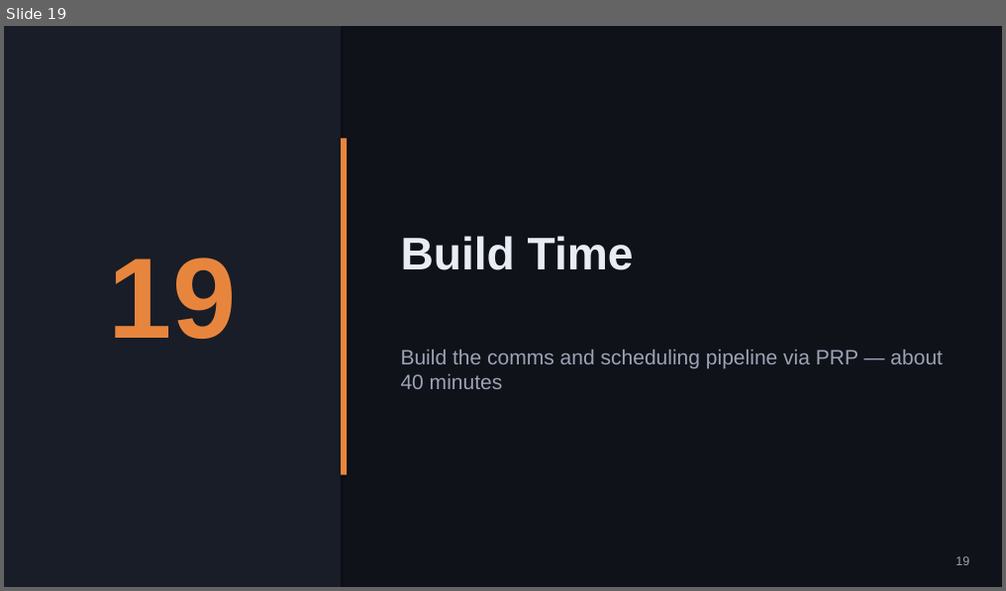
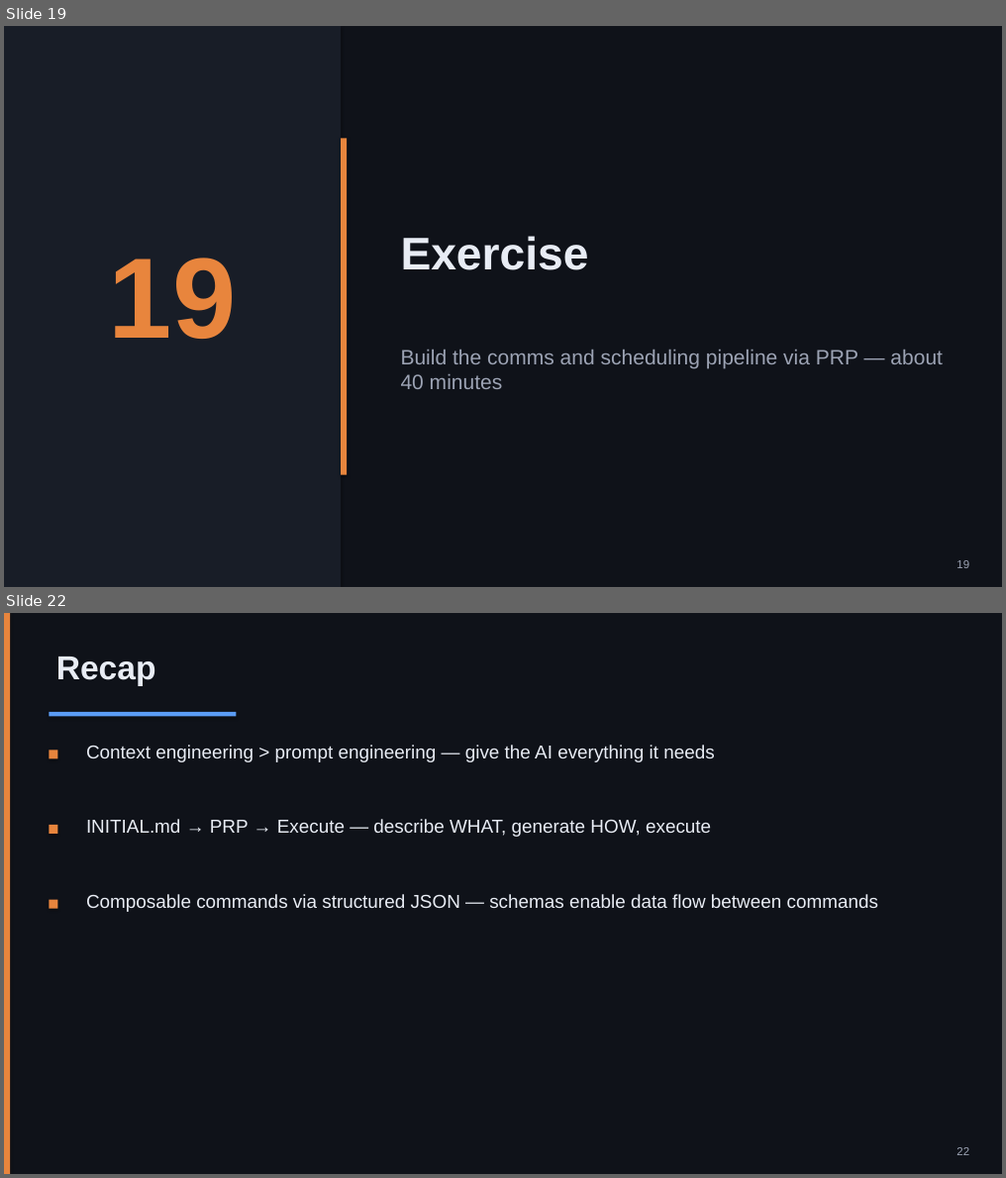
Before and after one commit to nickyeager/tucson-claude-code-meetup, a slide deck: slides/session-2-context-engineering.pptx. Shown one above the other, each under a label of ours: slide 19 before the commit, slides 19 and 22 after it; the slides between them are not shown. The pictures are 1006x591 and 1006x1178 pixels, drawn with LibreOffice and Linux fonts; fonts in the diff are those of the drawing. Boxes give left, top, right and bottom in pixels: in the first picture for what was removed or moved away, otherwise in the second. Text is boxed around its words. In the diff, an @@ line names an element or a change of style, - is before the commit and + after.

```diff
--- a/slides/session-2-context-engineering.pptx
+++ b/slides/session-2-context-engineering.pptx
@@ slide 22 added at [4,613,1002,1174], background #0F1219 @@
@@ rectangle added at [4,613,10,1174], fill #E8853D @@
@@ text added at [56,657,156,686], 32 pt, text #E8ECF4, bold @@
+Recap
@@ rectangle added at [49,712,236,716], fill #5B9CF5 @@
@@ rectangle added at [49,750,57,759], fill #E8853D @@
@@ text added at [86,745,714,762], 18 pt, text #E8ECF4 @@
+Context engineering > prompt engineering — give the AI everything it needs
@@ text added at [86,819,711,837], 18 pt, text #E8ECF4 @@
+INITIAL.md → PRP → Execute — describe WHAT, generate HOW, execute
@@ rectangle added at [49,825,57,834], fill #E8853D @@
@@ rectangle added at [49,900,57,909], fill #E8853D @@
@@ text added at [86,894,878,912], 18 pt, text #E8ECF4 @@
+Composable commands via structured JSON — schemas enable data flow between commands
@@ text added at [956,1148,969,1156], 11 pt, text #9CA3B4 @@
+22
@@ slide 19 changed as well @@
@@ text at [401,236,589,271]: text changed @@
-Build Time
+Exercise
@@ text "19" at [956,561,969,569]: size 12 to 11 pt @@
```
Also in this commit, not shown: 17 other slides changed, 3 other slides added, 4 slides removed, 2 other files.
